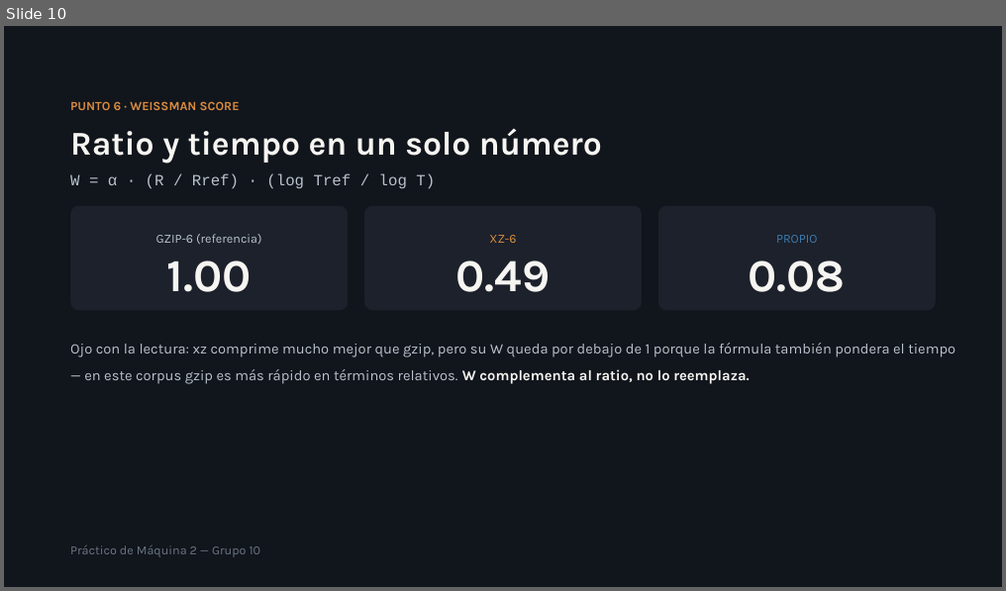
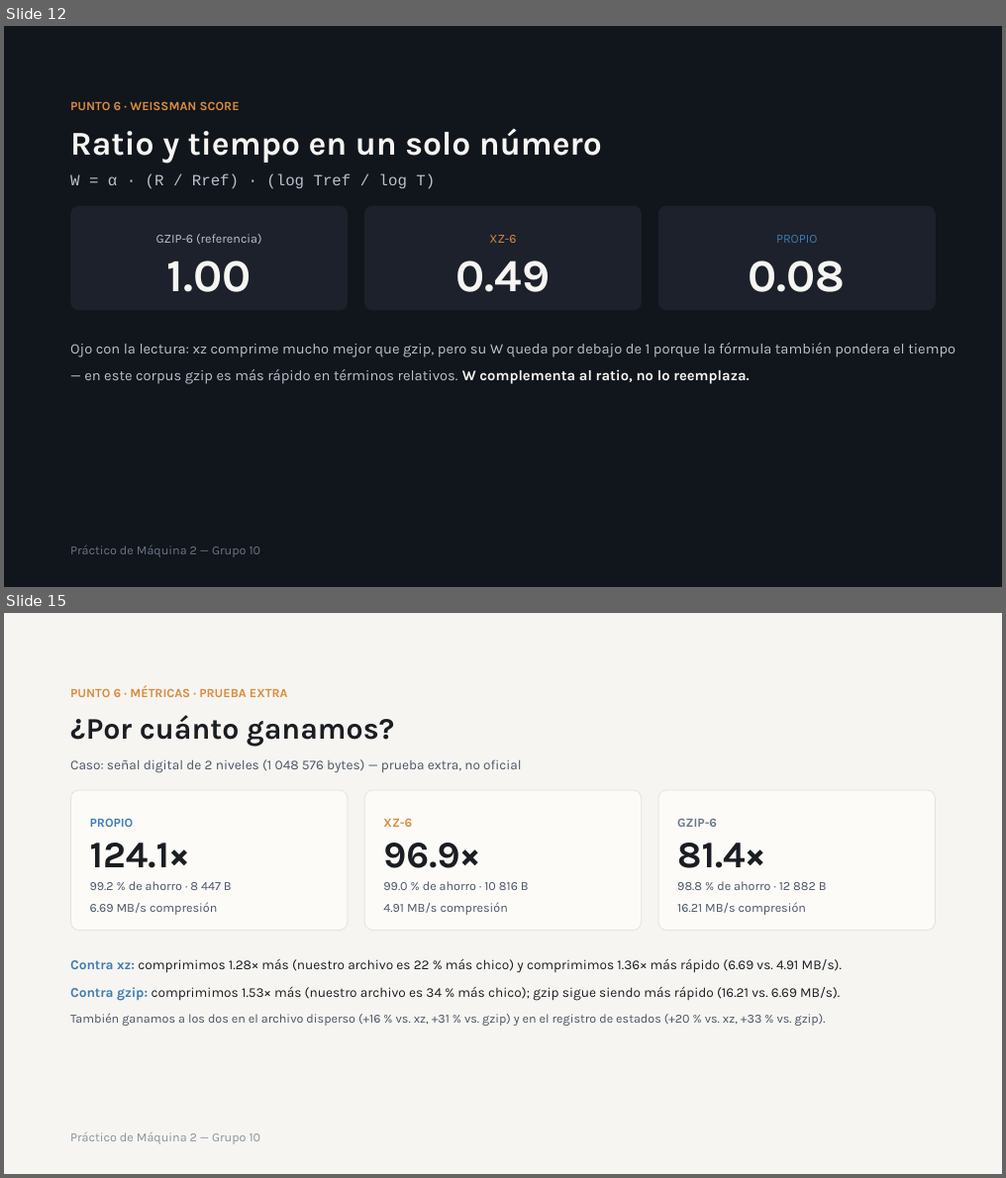
Before and after one commit to BaltasarOrtiz/FACULTAD-FCEFN, a slide deck: Teoria de la Información/Parcial 1/Presentaciones/Práctico de Máquina 2 — RLE+Shannon vs xz.pptx. Shown one above the other, each under a label of ours: slide 10 before the commit, slides 12 and 15 after it; the slides between them are not shown. The pictures are 1006x591 and 1006x1178 pixels, drawn with LibreOffice and Linux fonts; fonts in the diff are those of the drawing. Boxes give left, top, right and bottom in pixels: in the first picture for what was removed or moved away, otherwise in the second. Text is boxed around its words. In the diff, an @@ line names an element or a change of style, - is before the commit and + after.

```diff
--- a/Teoria de la Información/Parcial 1/Presentaciones/Práctico de Máquina 2 — RLE+Shannon vs xz.pptx
+++ b/Teoria de la Información/Parcial 1/Presentaciones/Práctico de Máquina 2 — RLE+Shannon vs xz.pptx
@@ slide 15 added at [4,613,1002,1174], background #F6F5F1 @@
@@ text added at [70,686,288,697], 12 pt, text #D98B3F, bold @@
+PUNTO 6 · MÉTRICAS · PRUEBA EXTRA
@@ title added at [70,715,394,746], 28.8 pt, text #1A1D22, bold @@
+¿Por cuánto ganamos?
@@ text added at [70,760,522,773], 13 pt, text #4A5568 @@
+Caso: señal digital de 2 niveles (1 048 576 bytes) — prueba extra, no oficial
@@ rounded rectangle added at [70,790,348,931], fill #FCFBF7, outline #E4E1D8 0.75 pt @@
@@ rounded rectangle added at [364,790,642,931], fill #FCFBF7, outline #E4E1D8 0.75 pt @@
@@ rounded rectangle added at [658,790,936,931], fill #FCFBF7, outline #E4E1D8 0.75 pt @@
@@ text added at [90,818,134,827], 12 pt, text #3E7CB1, bold @@
+PROPIO
@@ text added at [383,818,412,827], 12 pt, text #D98B3F, bold @@
+XZ-6
@@ text added at [677,818,717,827], 12 pt, text #6B7684, bold @@
+GZIP-6
@@ text added at [90,843,190,868], 36 pt, text #1A1D22, bold @@
+124.1×
@@ text added at [383,843,479,868], 36 pt, text #1A1D22, bold @@
+96.9×
@@ text added at [677,843,765,868], 36 pt, text #1A1D22, bold @@
+81.4×
@@ text added at [90,881,232,890], 12 pt, text #4A5568 @@
+99.2 % de ahorro · 8 447 B
@@ text added at [90,902,217,915], 12 pt, text #4A5568 @@
+6.69 MB/s compresión
@@ text added at [383,881,529,890], 12 pt, text #4A5568 @@
+99.0 % de ahorro · 10 816 B
@@ text added at [383,902,508,915], 12 pt, text #4A5568 @@
+4.91 MB/s compresión
@@ text added at [677,881,827,890], 12 pt, text #4A5568 @@
+98.8 % de ahorro · 12 882 B
@@ text added at [677,902,806,915], 12 pt, text #4A5568 @@
+16.21 MB/s compresión
@@ text added at [70,959,842,1026], 13 pt, text #1A1D22 @@
+Contra xz: comprimimos 1.28× más (nuestro archivo es 22 % más chico) y comprimimos 1.36× más rápido (6.69 vs. 4.91 MB/s).
+Contra gzip: comprimimos 1.53× más (nuestro archivo es 34 % más chico); gzip sigue siendo más rápido (16.21 vs. 6.69 MB/s).
+También ganamos a los dos en el archivo disperso (+16 % vs. xz, +31 % vs. gzip) y en el registro de estados (+20 % vs. xz, +33 % vs. gzip).
@@ text added at [70,1133,261,1145], 12 pt, text #8A93A0 @@
+Práctico de Máquina 2 — Grupo 10
@@ what was slide 10 is now slide 12 @@
```
Also in this commit, not shown: 7 slides changed, 6 other slides added, 2 slides removed, 4 other files.
